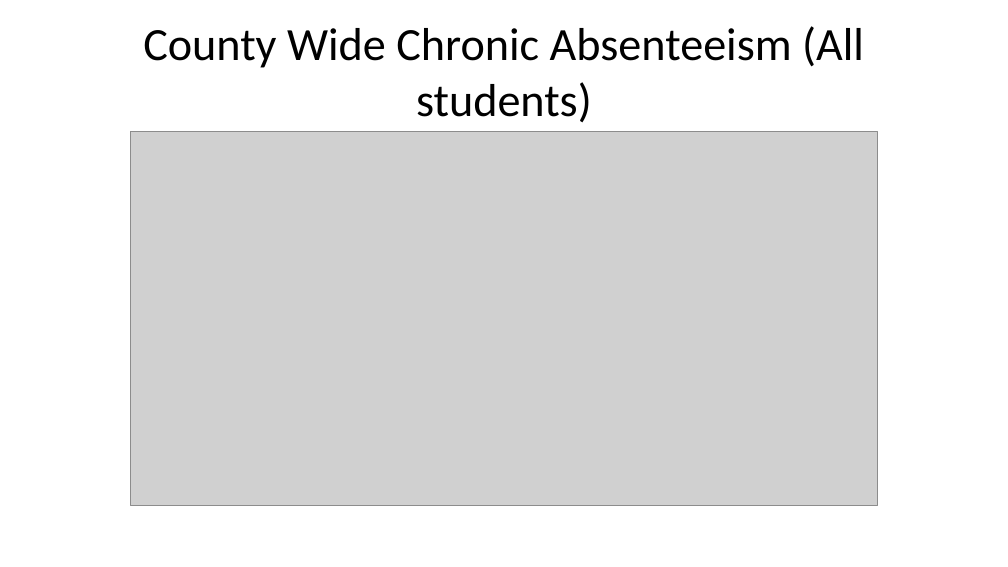
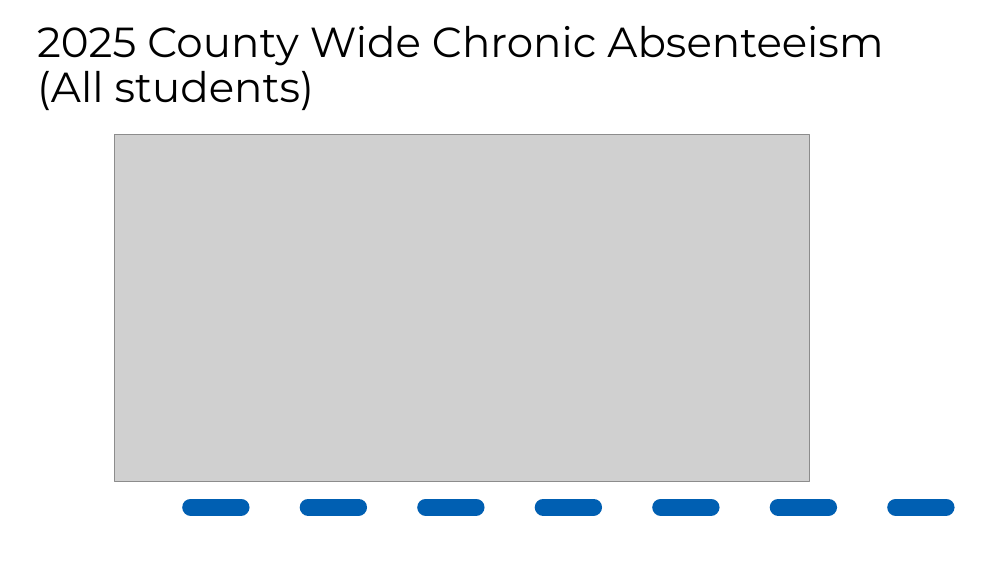
Before and after one commit to jknapp06/CADashboard, a slide deck: slide 10 of output/dashboard_summary.pptx. Drawn at 1008x567 pixels with LibreOffice and Linux fonts; fonts in the diff are those of the drawing; grey boxes stand for pictures; background and template pictures are left out. Boxes give left, top, right and bottom in pixels: in the first picture for what was removed or moved away, otherwise in the second. Text is boxed around its words. In the diff, an @@ line names an element or a change of style, - is before the commit and + after.

```diff
--- a/output/dashboard_summary.pptx
+++ b/output/dashboard_summary.pptx
@@ title "2025 County Wide Chronic Absenteeism ..." at (x1=37, y1=26, x2=883, y2=110): vertical alignment middle to bottom @@
@@ title at (x1=37, y1=26, x2=883, y2=110): text changed; size 33 to 30 pt; font Calibri to Montserrat @@
-County Wide Chronic Absenteeism (All students)
+2025 County Wide Chronic Absenteeism (All students)
@@ picture resized from (x1=130, y1=132, x2=878, y2=506) to (x1=115, y1=134, x2=809, y2=481) @@
@@ line added from (191, 507) to (1008, 507), #005FB2 12 pt dashed @@
```
Also in this commit, not shown: 20 other slides changed, 3 slides added, 3 slides removed, 26 other files.
